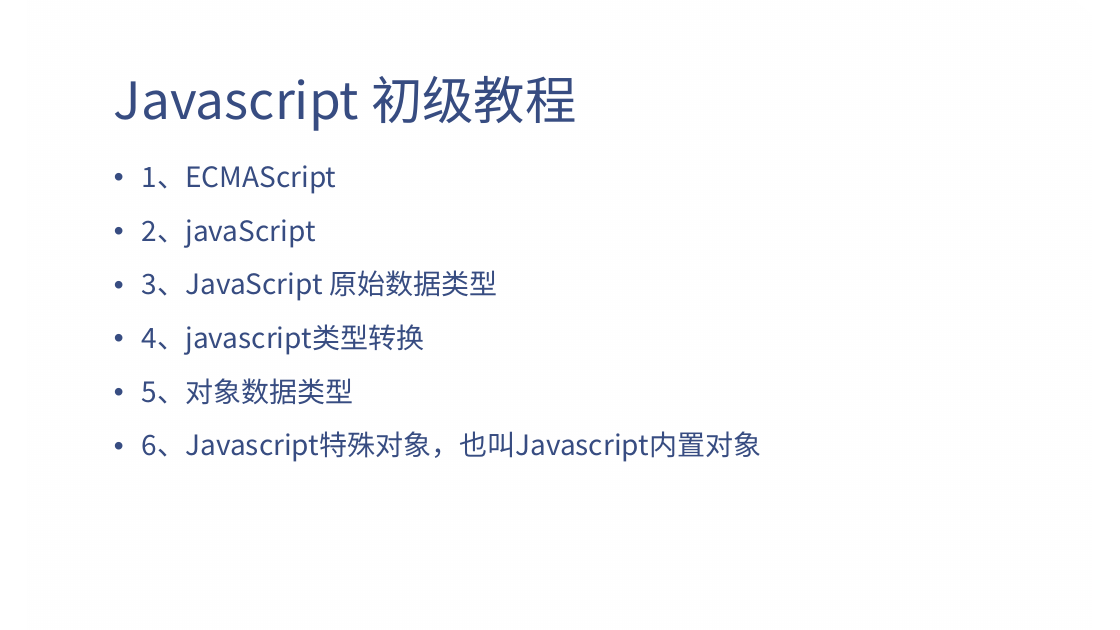
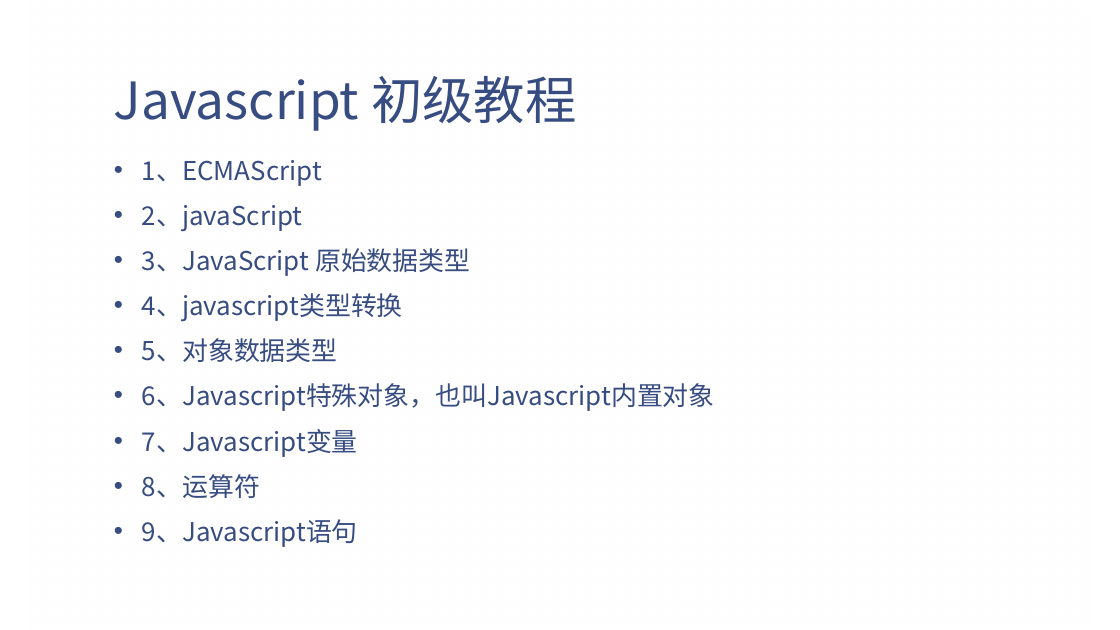
Before and after one commit to eventao/courseware, a slide deck: slide 2 of ppt/js/JavaScript初级教程.pptx. Drawn at 1120x630 pixels with LibreOffice and Linux fonts; fonts in the diff are those of the drawing; background and template pictures are left out. Boxes give left, top, right and bottom in pixels: in the first picture for what was removed or moved away, otherwise in the second. Text is boxed around its words. In the diff, an @@ line names an element or a change of style, - is before the commit and + after.

Commit message:
js ppt 更新

```diff
--- a/ppt/js/JavaScript初级教程.pptx
+++ b/ppt/js/JavaScript初级教程.pptx
@@ text at (142, 160, 715, 411): size 24 to 22.2 pt in "1、ECMAScript", "2、javaScript", "3、JavaScript 原始数据类型", "4、javascript类型转换" and 2 more places; line spacing 0.95 to 0.75 @@
@@ text at (142, 429, 358, 547): paragraphs added @@
+• 7、Javascript变量
+• 8、运算符
+• 9、Javascript语句
```
